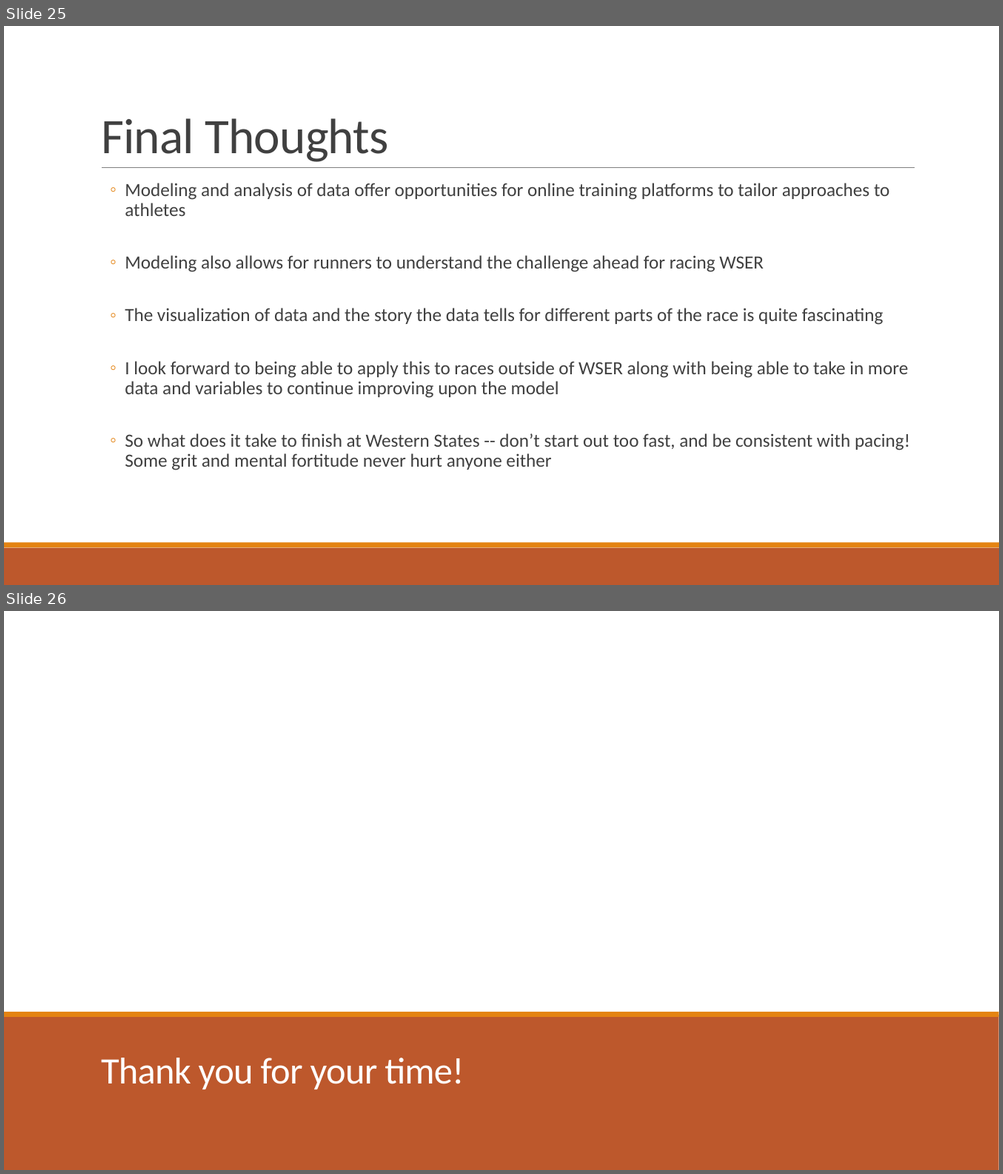
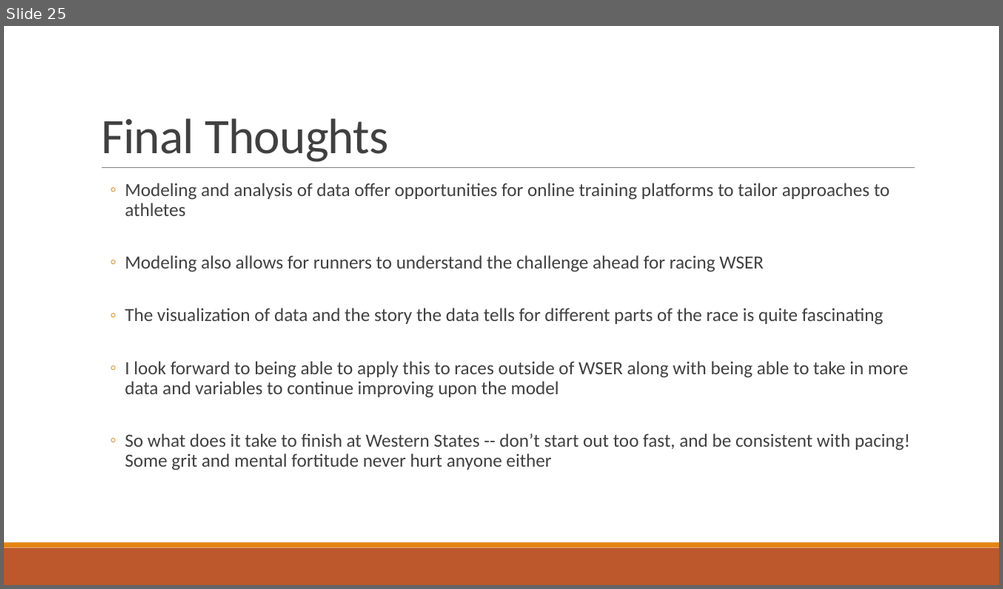
Before and after one commit to elShambler/springboard, a slide deck: CapstoneProject/4. WSER_Presentation.pptx. Shown one above the other, each under a label of ours: slides 25 and 26 before the commit, slide 25 after it. The pictures are 1003x1174 and 1003x589 pixels, drawn with LibreOffice and Linux fonts; fonts in the diff are those of the drawing; background and template pictures are left out. Boxes give left, top, right and bottom in pixels: in the first picture for what was removed or moved away, otherwise in the second. Text is boxed around its words. In the diff, an @@ line names an element or a change of style, - is before the commit and + after.

Commit message:
Update presentation and change file name

```diff
--- a/CapstoneProject/4. WSER_Presentation.pptx
+++ b/CapstoneProject/4. WSER_Presentation.pptx
@@ slide 26 removed at (x1=4, y1=611, x2=999, y2=1170), background #FFFFFF @@
@@ rectangle removed at (x1=4, y1=1015, x2=999, y2=1170) @@
@@ rectangle removed at (x1=4, y1=1012, x2=999, y2=1017) @@
@@ title removed at (x1=101, y1=1058, x2=464, y2=1090) @@
-Thank you for your time!
```
Also in this commit, not shown: 1 other file.
